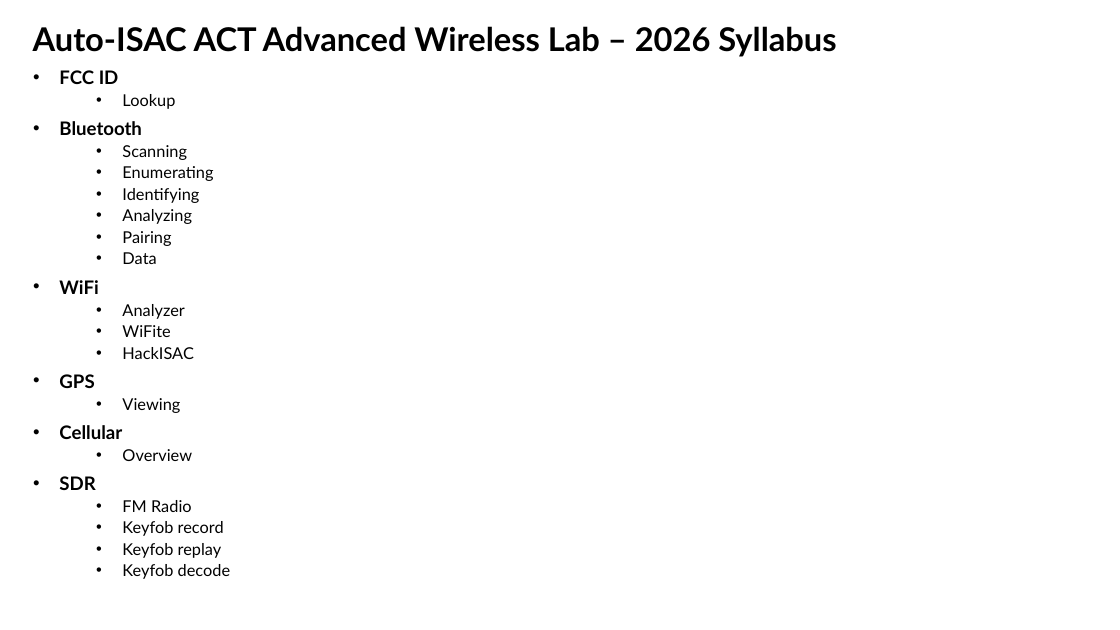
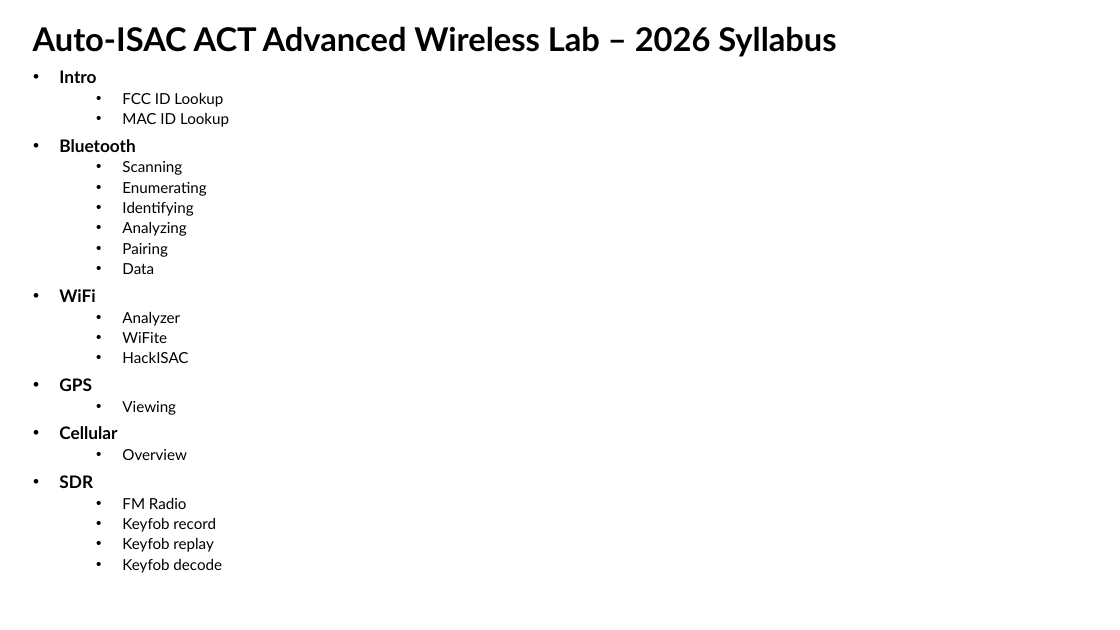
Before and after one commit to nprobert/AutoISAC-ACT-AdvWireless, a slide deck: slide 8 of 1 ACT AW - Intro.pptx (slide 7 before the commit). Drawn at 1120x630 pixels with LibreOffice and Linux fonts; fonts in the diff are those of the drawing. Boxes give left, top, right and bottom in pixels: in the first picture for what was removed or moved away, otherwise in the second. Text is boxed around its words. In the diff, an @@ line names an element or a change of style, - is before the commit and + after.

Commit message:
Added MAC ID lookup

```diff
--- a/1 ACT AW - Intro.pptx
+++ b/1 ACT AW - Intro.pptx
@@ text at bbox=[59, 70, 229, 127]: text changed; size 14 to 12.9 pt @@
-• FCC ID
-  • Lookup
+• Intro
+  • FCC ID Lookup
+  • MAC ID Lookup
@@ text at bbox=[59, 139, 222, 573]: size 16 to 14.8 pt in "Bluetooth", "WiFi", "GPS", "Cellular" and 1 more places; size 14 to 12.9 pt in "Scanning", "Enumerating", "Identifying", "Analyzing" and 11 more places @@
```
Also in this commit, not shown: 1 slide added.
